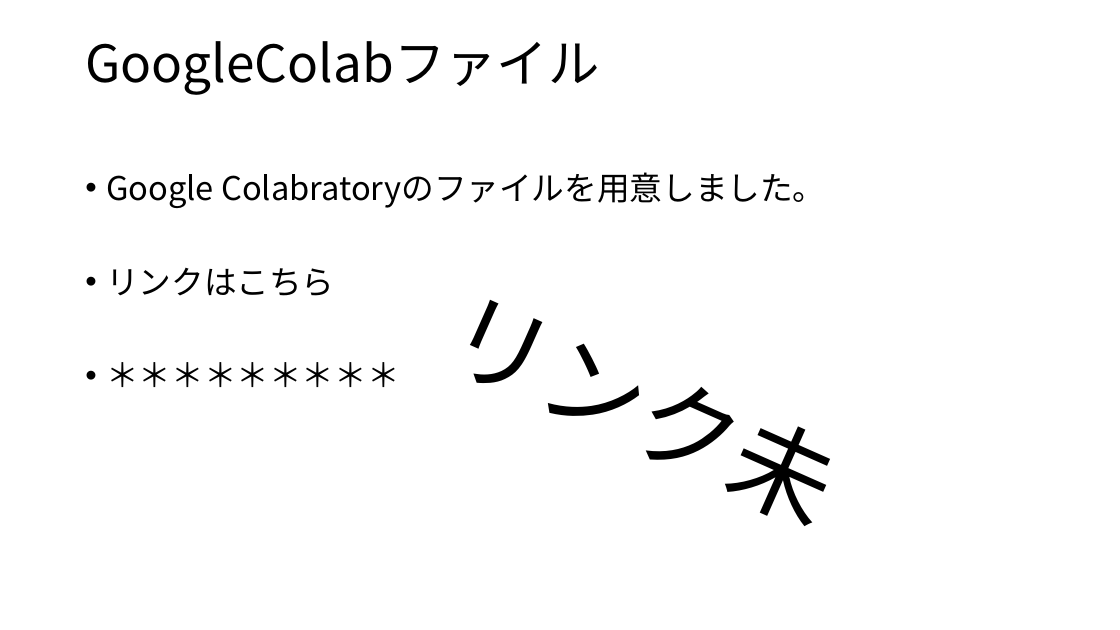
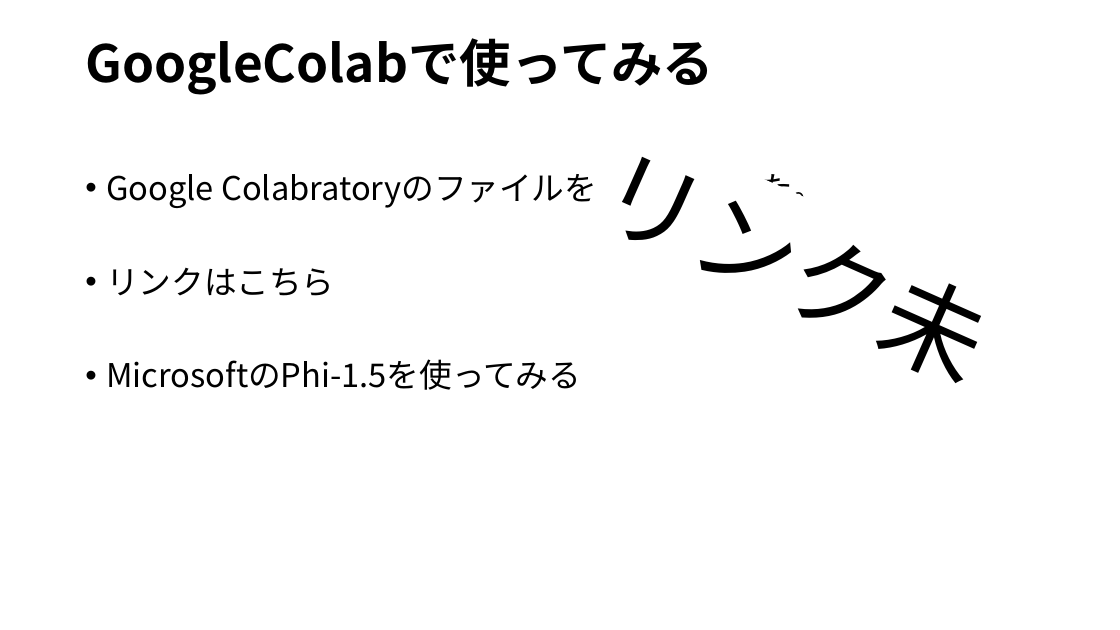
Before and after one commit to ikedachin/study_huggingface, a slide deck: slide 12 of huggingface 発表資料.pptx. Drawn at 1120x630 pixels with LibreOffice and Linux fonts; fonts in the diff are those of the drawing; background and template pictures are left out. Boxes give left, top, right and bottom in pixels: in the first picture for what was removed or moved away, otherwise in the second. Text is boxed around its words. In the diff, an @@ line names an element or a change of style, - is before the commit and + after.

Commit message:
パワポ95%残っているのはコラボのページ

```diff
--- a/huggingface 発表資料.pptx
+++ b/huggingface 発表資料.pptx
@@ title at (x1=85, y1=38, x2=714, y2=94): text changed; bold on @@
-GoogleColabファイル
+GoogleColabで使ってみる
@@ rectangle "リンク未" moved from (x1=421, y1=261, x2=870, y2=557) to (x1=572, y1=118, x2=1021, y2=415) @@
@@ text at (x1=106, y1=359, x2=581, y2=390): text changed @@
-• ＊＊＊＊＊＊＊＊＊
+• MicrosoftのPhi-1.5を使ってみる
```
Also in this commit, not shown: 6 other slides changed.
